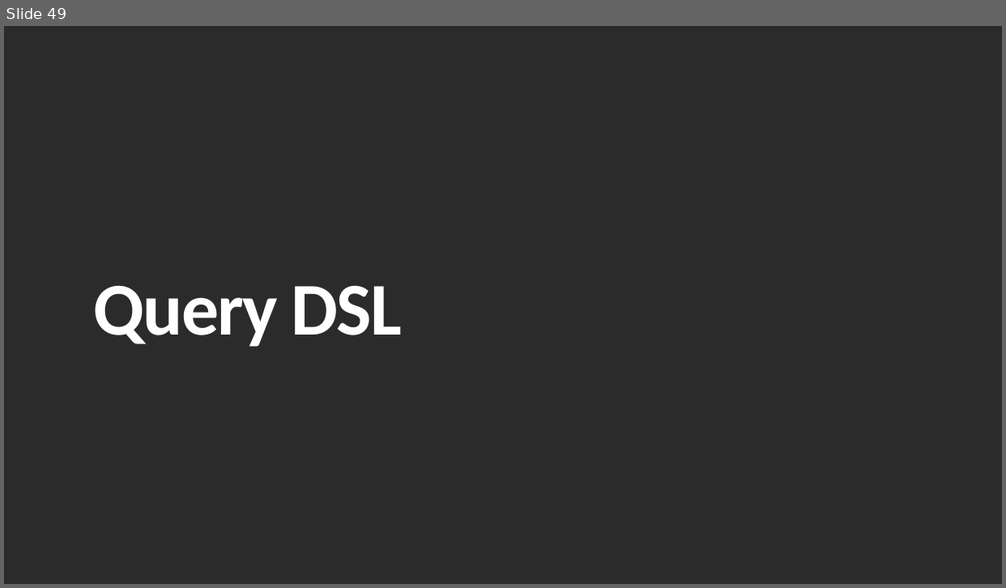
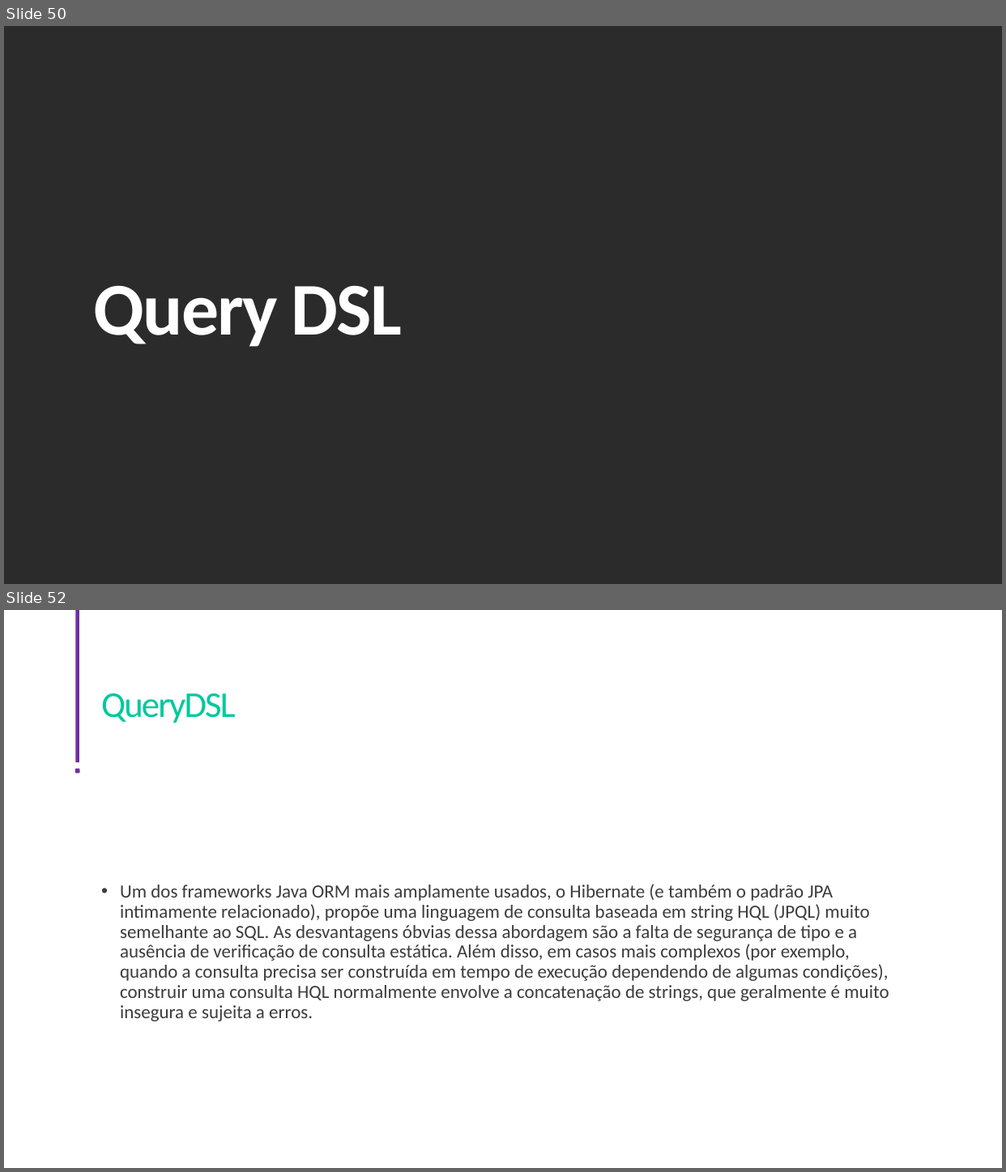
Before and after one commit to Arthur-Net0/godev-acampar-backend, a slide deck: Apresentação.pptx. Shown one above the other, each under a label of ours: slide 49 before the commit, slides 50 and 52 after it; the slides between them are not shown. The pictures are 1006x588 and 1006x1172 pixels, drawn with LibreOffice and Linux fonts; fonts in the diff are those of the drawing; background and template pictures are left out; a plain dark background stands for a picture behind light text. Boxes give left, top, right and bottom in pixels: in the first picture for what was removed or moved away, otherwise in the second. Text is boxed around its words. In the diff, an @@ line names an element or a change of style, - is before the commit and + after.

Commit message:
QueryDSL

```diff
--- a/Apresentação.pptx
+++ b/Apresentação.pptx
@@ slide 52 added at <box>4,610,1002,1168</box>, background picture (left out) @@
@@ rectangle added at <box>75,610,79,762</box>, fill #7030A0 @@
@@ title added at <box>101,693,236,723</box>, 35 pt, text #00C89B @@
+QueryDSL
@@ rounded rectangle added at <box>75,768,80,773</box>, fill #7030A0 @@
@@ text added at <box>120,884,889,1021</box>, 18 pt, text #3C3C3C @@
+• Um dos frameworks Java ORM mais amplamente usados, o Hibernate (e também o padrão JPA intimamente relacionado), propõe uma linguagem de consulta baseada em string HQL (JPQL) muito semelhante ao SQL. As desvantagens óbvias dessa abordagem são a falta de segurança de tipo e a ausência de verificação de consulta estática. Além disso, em casos mais complexos (por exemplo, quando a consulta precisa ser construída em tempo de execução dependendo de algumas condições), construir uma consulta HQL normalmente envolve a concatenação de strings, que geralmente é muito insegura e sujeita a erros.
@@ what was slide 49 is now slide 50 @@
```
Also in this commit, not shown: 1 slide changed, 13 other slides added, 4 slides removed, 5 other files.
